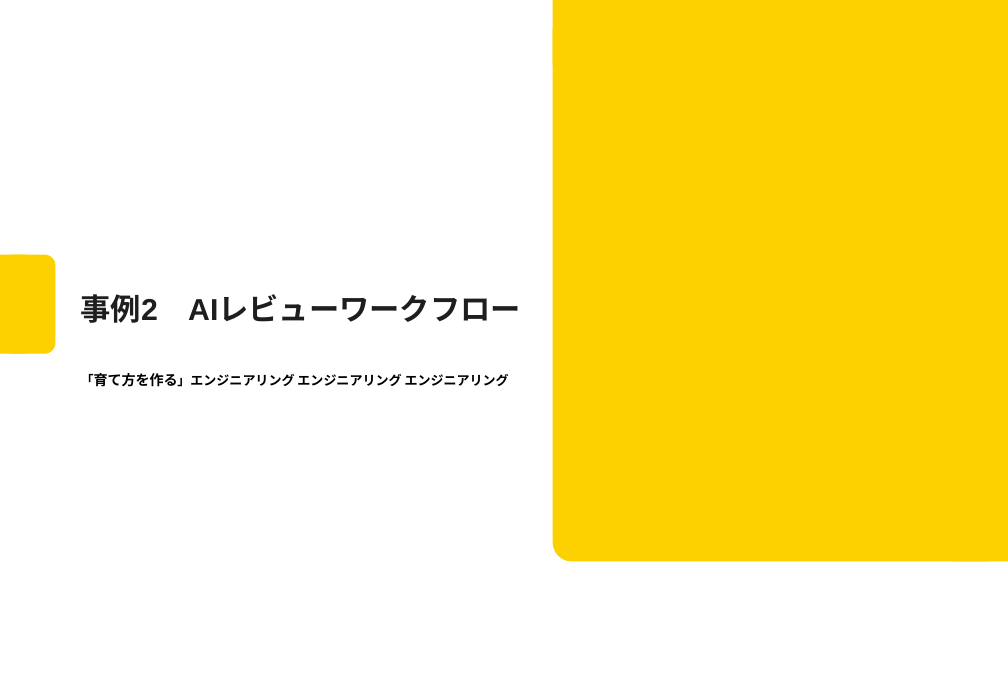
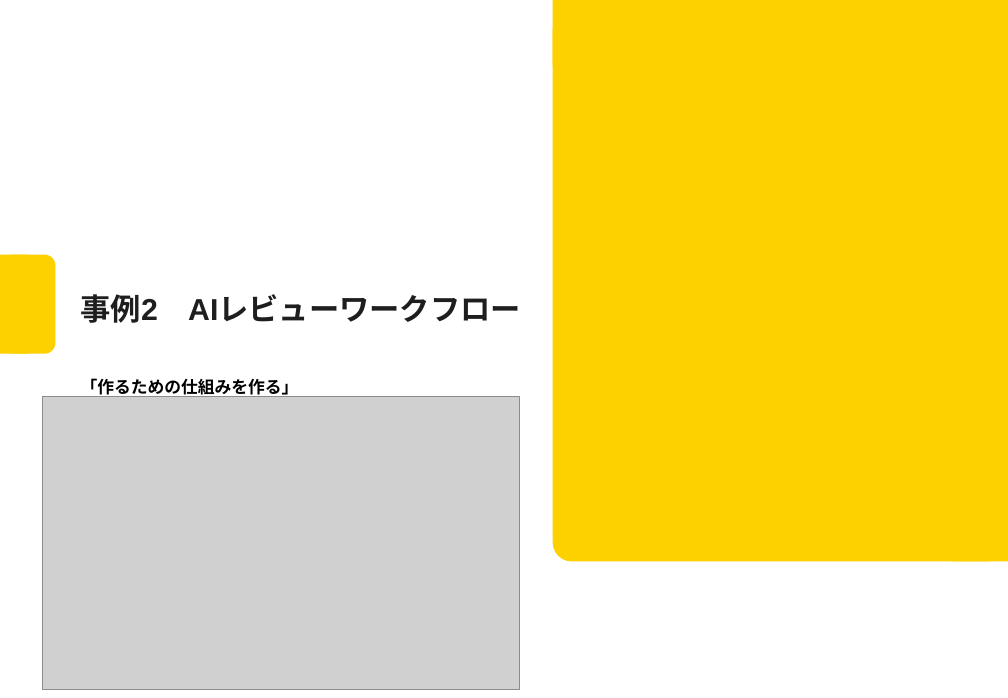
Before and after one commit to Mori-Taiki/Presentation, a slide deck: slide 11 of TechMeeting202604/techmeeting20260406.pptx (slide 10 before the commit). Drawn at 1008x698 pixels with LibreOffice and Linux fonts; fonts in the diff are those of the drawing; grey boxes stand for pictures; background and template pictures are left out. Boxes give left, top, right and bottom in pixels: in the first picture for what was removed or moved away, otherwise in the second. Text is boxed around its words. In the diff, an @@ line names an element or a change of style, - is before the commit and + after.

```diff
--- a/TechMeeting202604/techmeeting20260406.pptx
+++ b/TechMeeting202604/techmeeting20260406.pptx
@@ subtitle at [81, 378, 299, 398]: text changed; size 10.1 to 13 pt @@
-「育て方を作る」エンジニアリング エンジニアリング エンジニアリング
+「作るための仕組みを作る」
@@ picture added at [43, 396, 519, 690] @@
```
Also in this commit, not shown: 12 other slides changed, 2 slides added.
